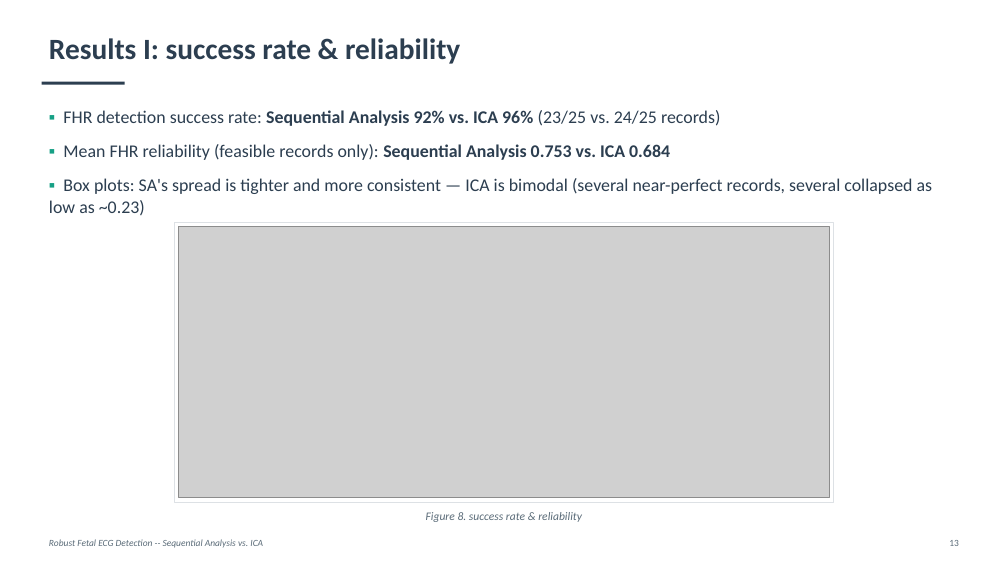
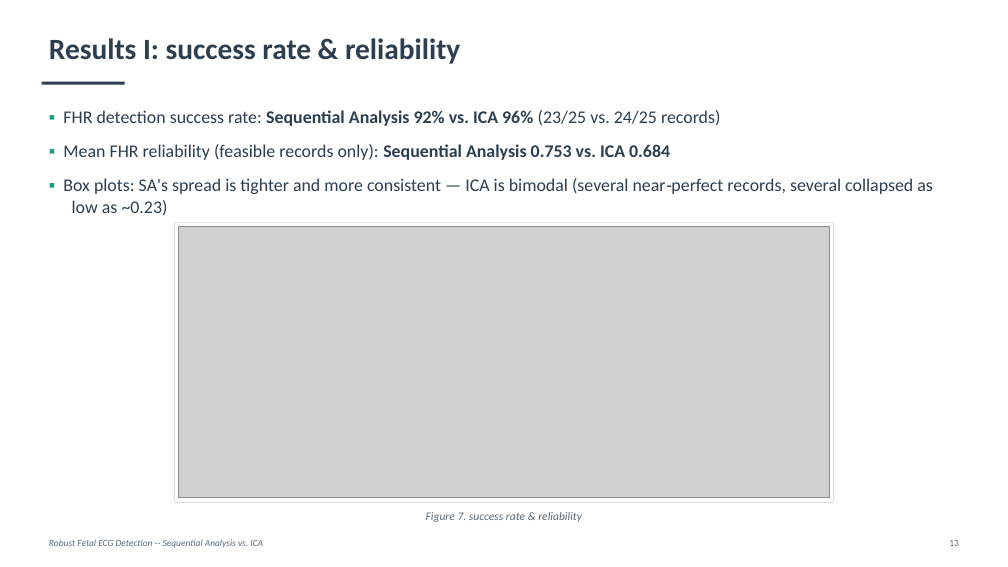
Before and after one commit to fedeceru/BSP_project, a slide deck: slide 13 of presentation/BSP_presentation.pptx. Drawn at 1008x567 pixels with LibreOffice and Linux fonts; fonts in the diff are those of the drawing; grey boxes stand for pictures. Boxes give left, top, right and bottom in pixels: in the first picture for what was removed or moved away, otherwise in the second. Text is boxed around its words. In the diff, an @@ line names an element or a change of style, - is before the commit and + after.

```diff
--- a/presentation/BSP_presentation.pptx
+++ b/presentation/BSP_presentation.pptx
@@ text at bbox=[63, 178, 933, 216]: text changed @@
-▪ Box plots: SA's spread is tighter and more consistent — ICA is bimodal (several near-perfect records, several collapsed as low as ~0.23)
+▪ Box plots: SA's spread is tighter and more consistent — ICA is bimodal (several near‑perfect records, several collapsed as low as ~0.23)
@@ text at bbox=[426, 512, 582, 522]: text changed @@
-Figure 8. success rate & reliability
+Figure 7. success rate & reliability
```
Also in this commit, not shown: 19 other slides changed, 2 other files.
